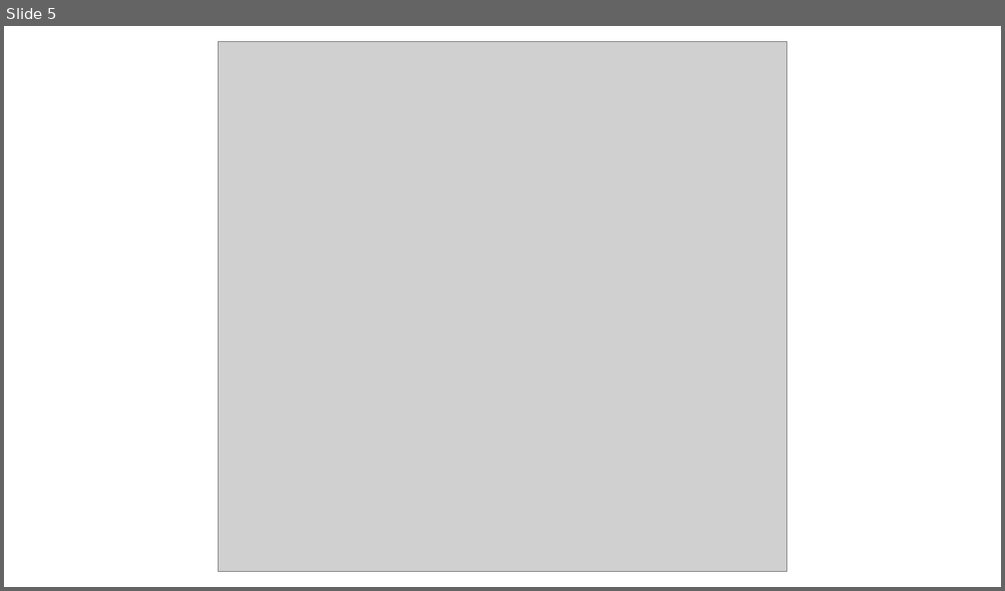
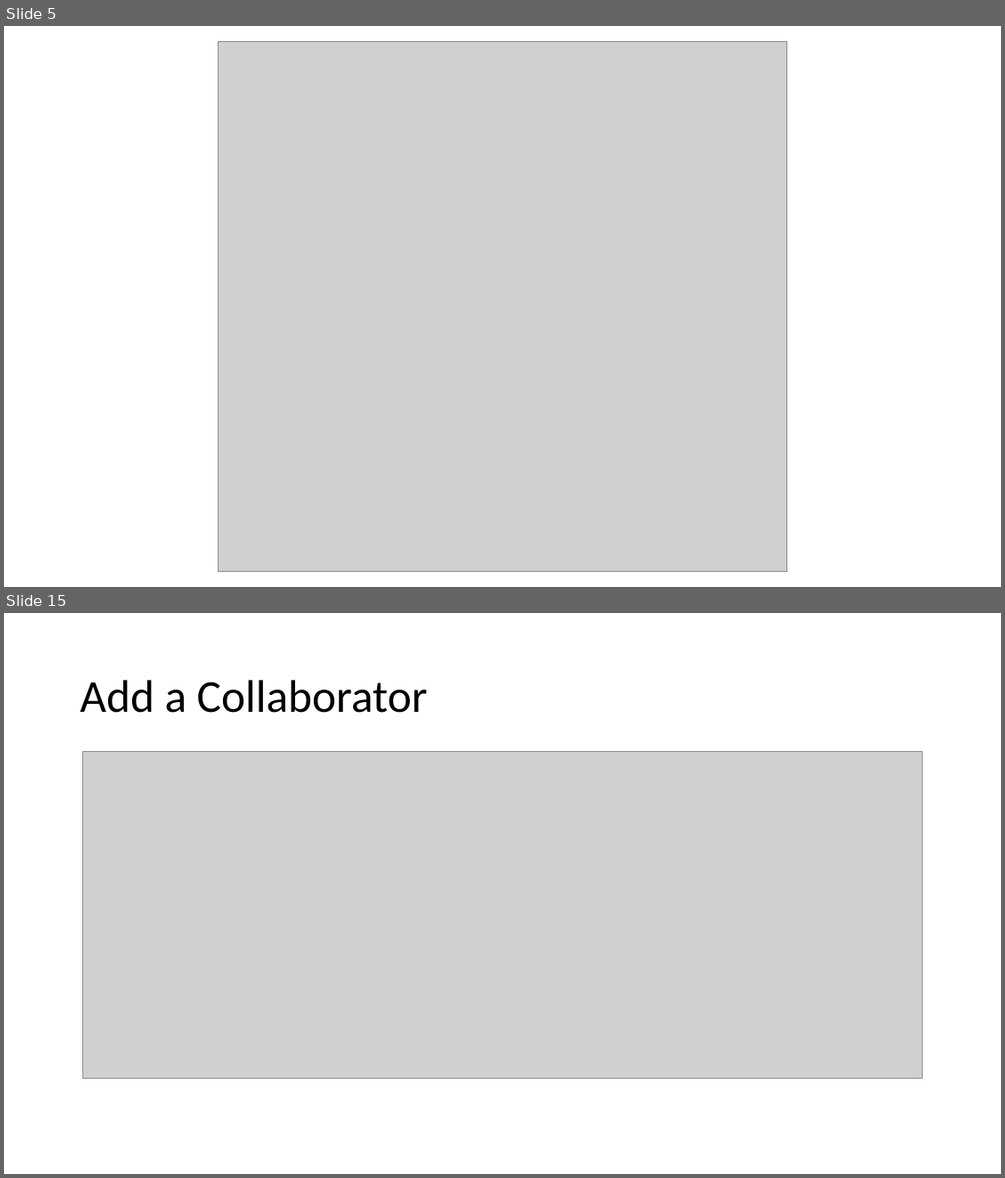
Before and after one commit to ryl/cybr406-2020, a slide deck: files/working-with-git-github.pptx. Shown one above the other, each under a label of ours: slide 5 before the commit, slides 5 and 15 after it; the slides between them are not shown. The pictures are 1005x591 and 1005x1178 pixels, drawn with LibreOffice and Linux fonts; fonts in the diff are those of the drawing; grey boxes stand for pictures; background and template pictures are left out. Boxes give left, top, right and bottom in pixels: in the first picture for what was removed or moved away, otherwise in the second. Text is boxed around its words. In the diff, an @@ line names an element or a change of style, - is before the commit and + after.

```diff
--- a/files/working-with-git-github.pptx
+++ b/files/working-with-git-github.pptx
@@ slide 15 added at (4,613,1001,1174), background #FFFFFF @@
@@ title added at (80,680,428,713), 44 pt, text #000000 @@
+Add a Collaborator
@@ picture added at (83,751,922,1078) @@
```
Also in this commit, not shown: 5 slides changed, 5 other slides added, 1 slide removed.
